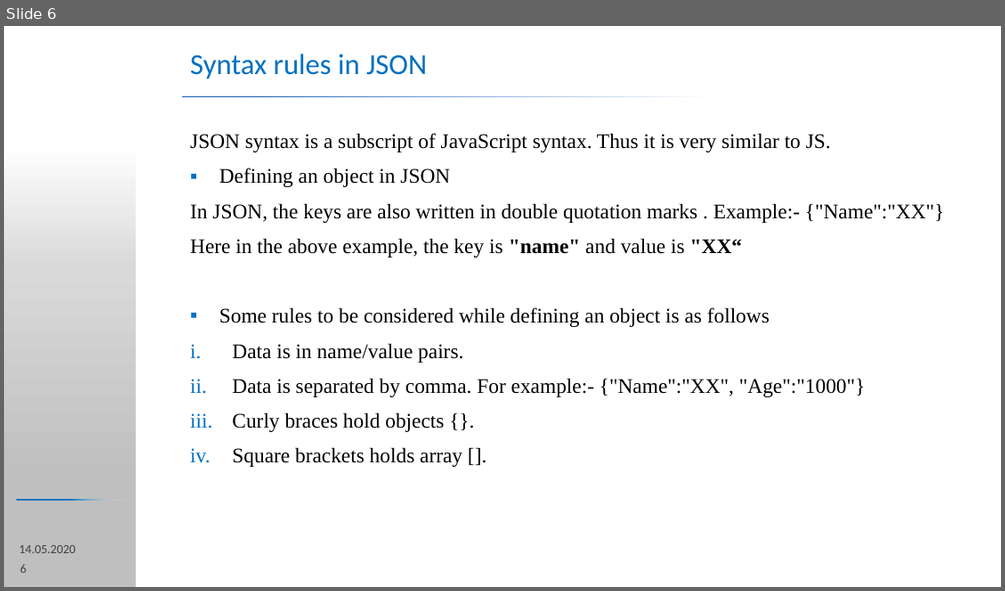
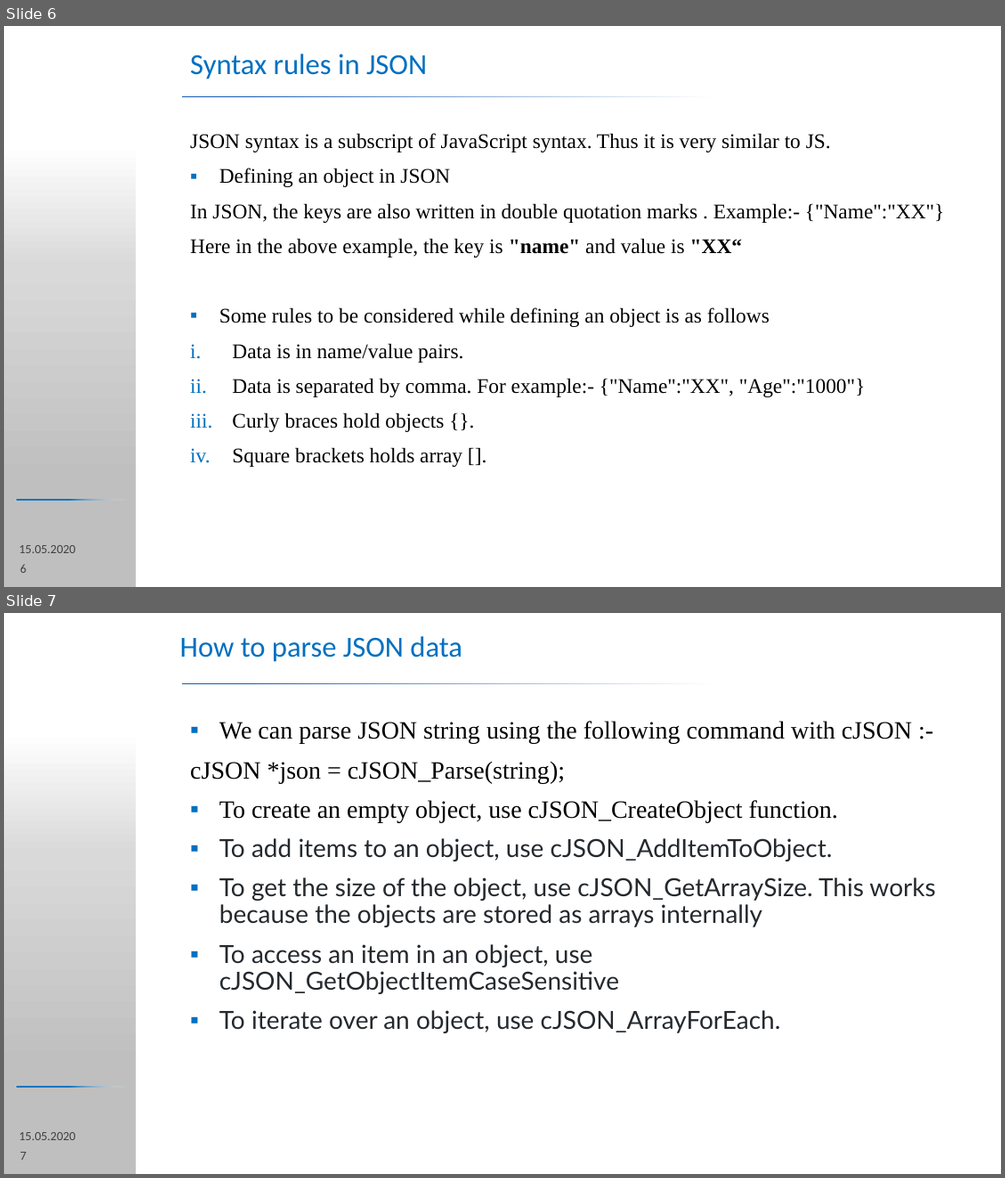
Before and after one commit to KK-MS/ocv, a slide deck: Srivatsa/JSON/JSON_Presentation.pptx. Shown one above the other, each under a label of ours: slide 6 before the commit, slides 6 and 7 after it. The pictures are 1005x591 and 1005x1178 pixels, drawn with LibreOffice and Linux fonts; fonts in the diff are those of the drawing; background and template pictures are left out. Boxes give left, top, right and bottom in pixels: in the first picture for what was removed or moved away, otherwise in the second. Text is boxed around its words. In the diff, an @@ line names an element or a change of style, - is before the commit and + after.

```diff
--- a/Srivatsa/JSON/JSON_Presentation.pptx
+++ b/Srivatsa/JSON/JSON_Presentation.pptx
@@ slide 7 added at [4, 613, 1001, 1174], background #FFFFFF; not listed: 5 template elements that a slide beside it also shows @@
@@ text added at [180, 636, 462, 662], 28 pt, text #0070C0 @@
+How to parse JSON data
@@ text added at [190, 721, 935, 1033], 24 pt, text #24292E @@
+▪ We can parse JSON string using the following command with cJSON :-
+cJSON *json = cJSON_Parse(string);
+▪ To create an empty object, use cJSON_CreateObject function.
+▪ To add items to an object, use cJSON_AddItemToObject.
+▪ To get the size of the object, use cJSON_GetArraySize. This works because the objects are stored as arrays internally
+▪ To access an item in an object, use cJSON_GetObjectItemCaseSensitive
+▪ To iterate over an object, use cJSON_ArrayForEach.
@@ slide 6 changed as well @@
@@ text at [19, 545, 76, 553]: text changed @@
-14.05.2020
+15.05.2020
```
Also in this commit, not shown: 12 other slides changed.
